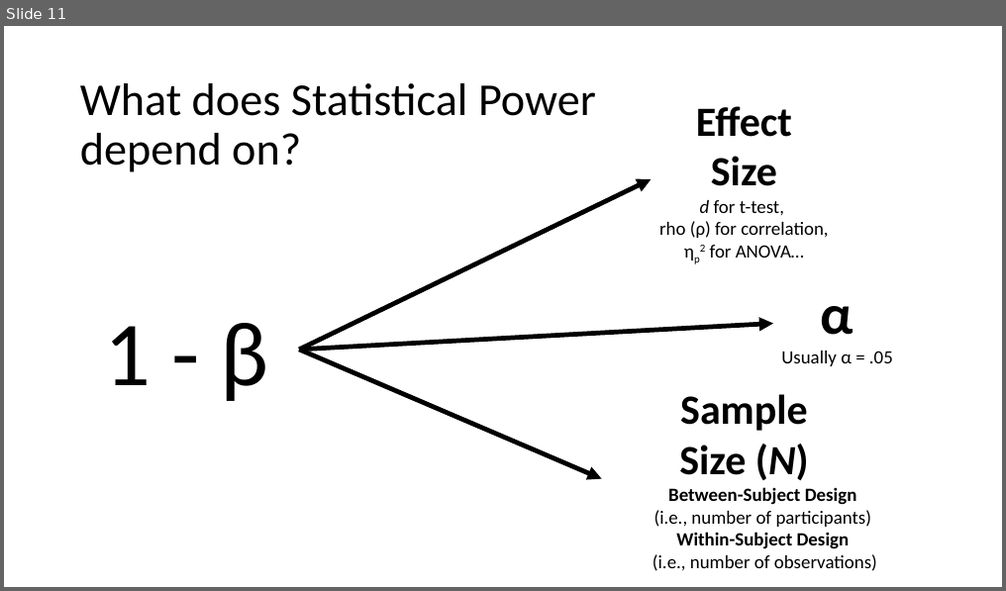
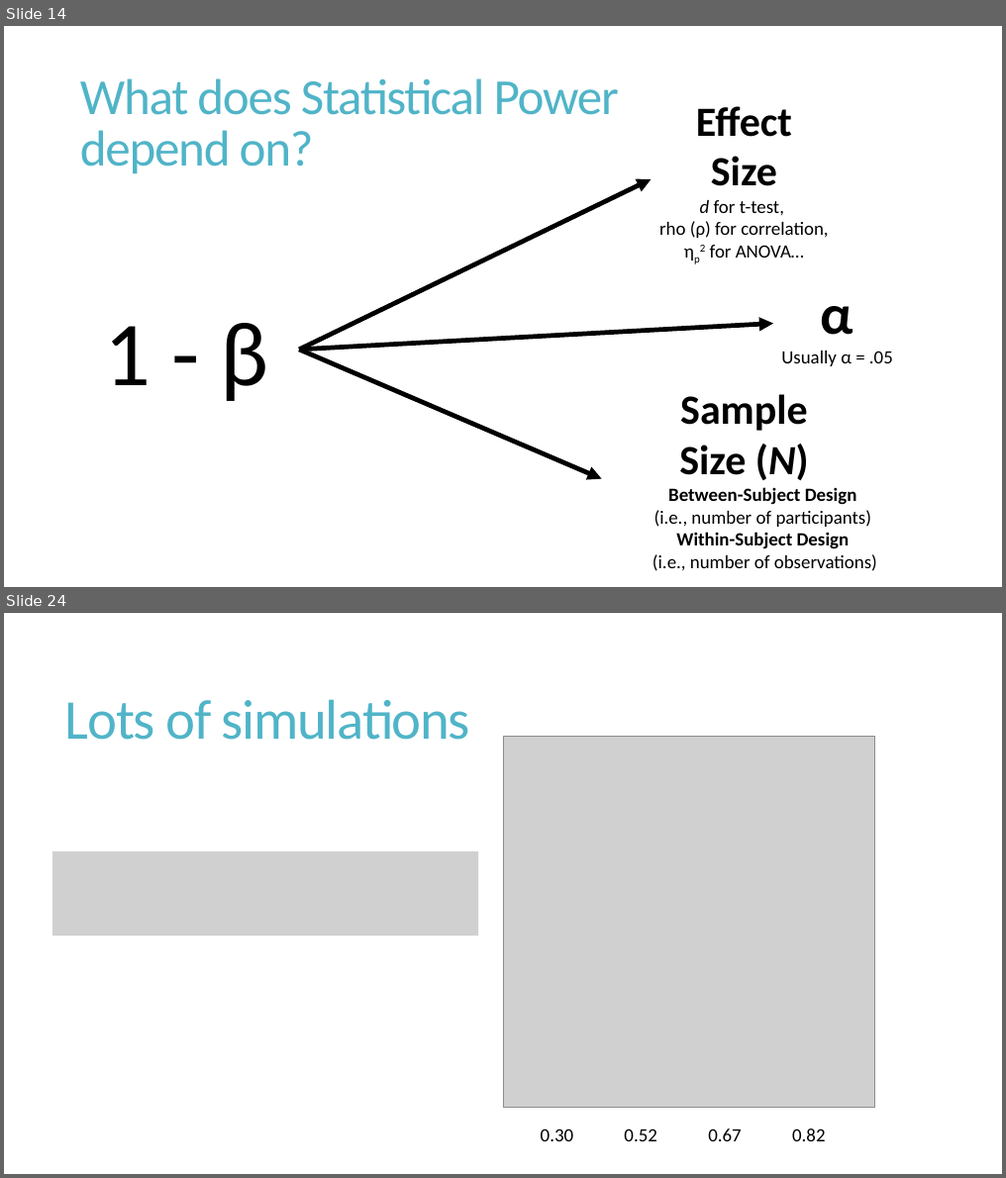
Before and after one commit to ncypris/power_sim, a slide deck: Power Simulation Workshop.pptx. Shown one above the other, each under a label of ours: slide 11 before the commit, slides 14 and 24 after it; the slides between them are not shown. The pictures are 1006x591 and 1006x1178 pixels, drawn with LibreOffice and Linux fonts; fonts in the diff are those of the drawing; grey boxes stand for pictures. Boxes give left, top, right and bottom in pixels: in the first picture for what was removed or moved away, otherwise in the second. Text is boxed around its words. In the diff, an @@ line names an element or a change of style, - is before the commit and + after.

Commit message:
Format and extra slides

```diff
--- a/Power Simulation Workshop.pptx
+++ b/Power Simulation Workshop.pptx
@@ slide 24 added at (x1=4, y1=613, x2=1002, y2=1174), background #FFFFFF @@
@@ title added at (x1=65, y1=699, x2=470, y2=740), 54 pt, text #50B4C8 @@
+Lots of simulations
@@ picture added at (x1=503, y1=736, x2=875, y2=1108) @@
@@ picture added at (x1=53, y1=851, x2=478, y2=936) @@
@@ text added at (x1=541, y1=1129, x2=573, y2=1142), 18 pt, text #000000 @@
+0.30
@@ text added at (x1=624, y1=1129, x2=656, y2=1142), 18 pt, text #000000 @@
+0.52
@@ text added at (x1=708, y1=1129, x2=741, y2=1142), 18 pt, text #000000 @@
+0.67
@@ text added at (x1=792, y1=1129, x2=825, y2=1142), 18 pt, text #000000 @@
+0.82
@@ what was slide 11 is now slide 14 @@
@@ slide 14 changed as well @@
@@ title "What does Statistical Power depend ..." at (x1=80, y1=78, x2=619, y2=174): size 44 to 48.6 pt, text colour #000000 to #50B4C8, letter spacing 0 to -1.2 pt; line spacing 0.9 to 0.85 @@
```
Also in this commit, not shown: 14 other slides changed, 14 other slides added, 1 slide removed.
